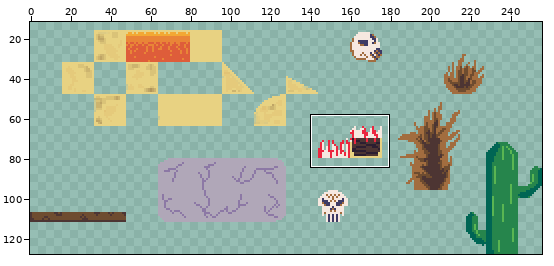
One commit to this sprite sheet: environment/tilesetdesert.png. The picture above shows the old version from afar; the outline marks the close-up.
Close-up. Before:
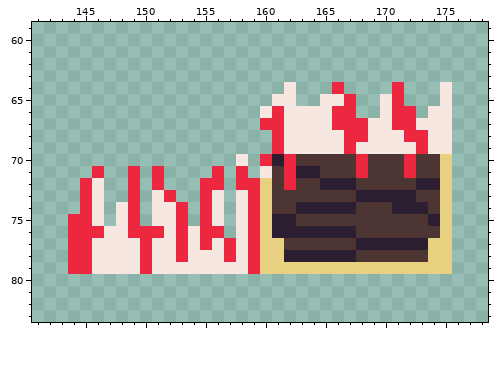
The file is 256x128 pixels. Colours within 5 levels of each other are drawn and written as one. Shown: x 141..178, y 59..83. The wide view leaves out empty margins.
After the commit:
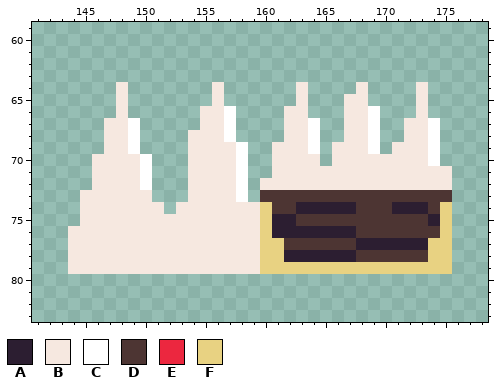
Palette (. is transparent): A #2c1e31  B #f6e8e0  C #ffffff  D #4d3533  E #ec273f  F #e8d282
Commit message: updated tilset desert
Diff:
{"y":64,"x":148,"old":".","new":"B"}
{"y":64,"x":156,"old":".","new":"B"}
{"y":64,"x":162,"old":"B.","new":".B"}
{"y":64,"x":166,"old":"E","new":"."}
{"y":64,"x":168,"old":".","new":"B"}
{"y":64,"x":171,"old":"E","new":"."}
{"y":64,"x":173,"old":".","new":"B"}
{"y":64,"x":175,"old":"B","new":"."}
{"y":65,"x":148,"old":".","new":"B"}
{"y":65,"x":156,"old":".","new":"B"}
{"y":65,"x":161,"old":"BB.","new":"..B"}
{"y":65,"x":165,"old":"BBE.","new":"..BB"}
{"y":65,"x":170,"old":"BE","new":".."}
{"y":65,"x":173,"old":".","new":"B"}
{"y":65,"x":175,"old":"B","new":"."}
{"y":66,"x":148,"old":".","new":"B"}
{"y":66,"x":155,"old":"...","new":"BBC"}
{"y":66,"x":160,"old":"BE","new":".."}
{"y":66,"x":164,"old":"BBEE..BEE.BB","new":"...BBC...B.."}
{"y":67,"x":147,"old":"...","new":"BBC"}
{"y":67,"x":155,"old":"...","new":"BBC"}
{"y":67,"x":160,"old":"EE","new":".."}
{"y":67,"x":164,"old":"BBEEEBBEE","new":"C..BBC..B"}
{"y":67,"x":174,"old":"BB","new":"C."}
{"y":68,"x":147,"old":"...","new":"BBC"}
{"y":68,"x":154,"old":"....","new":"BBBC"}
{"y":68,"x":161,"old":"E","new":"."}
{"y":68,"x":164,"old":"BBBEEBBBEEBB","new":"C..BBC..BBC."}
{"y":69,"x":147,"old":"...","new":"BBC"}
{"y":69,"x":154,"old":".....","new":"BBBBC"}
{"y":69,"x":161,"old":"E","new":"B"}
{"y":69,"x":164,"old":"BB","new":"C."}
{"y":69,"x":167,"old":"E","new":"B"}
{"y":69,"x":169,"old":"BB","new":"C."}
{"y":69,"x":173,"old":"EBB","new":"BC."}
{"y":70,"x":146,"old":".....","new":"BBBBC"}
{"y":70,"x":154,"old":"....B","new":"BBBBC"}
{"y":70,"x":160,"old":"EAEDDDDDEDDDEDDF","new":".BBBB.BBBBBBBBC."}
{"y":71,"x":146,"old":"E..E.E","new":"BBBBC."}
{"y":71,"x":154,"old":"..E.E","new":"BBBBC"}
{"y":71,"x":160,"old":"BDEAADDDEDDDEDDF","new":".BBBBBBBBBBBBBBB"}
{"y":72,"x":145,"old":"E","new":"."}
{"y":72,"x":147,"old":"..E.E","new":"BBBC."}
{"y":72,"x":154,"old":".EE.EEFDEDDAAADDDDDAAF","new":"BBBBC.BBBBBBBBBBBBBBBB"}
{"y":73,"x":145,"old":"E","new":"B"}
{"y":73,"x":147,"old":"..E.BE","new":"BBBB.."}
{"y":73,"x":154,"old":".E","new":"BB"}
{"y":73,"x":157,"old":".BEF","new":"BC.D"}
{"y":73,"x":168,"old":"AAAAA","new":"DDDDD"}
{"y":73,"x":175,"old":"F","new":"D"}
{"y":74,"x":145,"old":"E","new":"B"}
{"y":74,"x":147,"old":".","new":"B"}
{"y":74,"x":149,"old":"E.","new":"BB"}
{"y":74,"x":152,"old":"BE.E","new":".BBB"}
{"y":74,"x":157,"old":".","new":"B"}
{"y":74,"x":159,"old":"E","new":"B"}
{"y":75,"x":144,"old":"EE","new":".B"}
{"y":75,"x":147,"old":".","new":"B"}
{"y":75,"x":149,"old":"E.","new":"BB"}
{"y":75,"x":153,"old":"E.E","new":"BBB"}
{"y":75,"x":157,"old":".","new":"B"}
{"y":75,"x":159,"old":"E","new":"B"}
{"y":76,"x":144,"old":"EEE","new":"BBB"}
{"y":76,"x":149,"old":"EEE","new":"BBB"}
{"y":76,"x":153,"old":"E","new":"B"}
{"y":76,"x":155,"old":"EE.","new":"BBB"}
{"y":76,"x":159,"old":"E","new":"B"}
{"y":77,"x":144,"old":"EE","new":"BB"}
{"y":77,"x":150,"old":"E","new":"B"}
{"y":77,"x":153,"old":"E","new":"B"}
{"y":77,"x":155,"old":"E","new":"B"}
{"y":77,"x":157,"old":"E","new":"B"}
{"y":77,"x":159,"old":"E","new":"B"}
{"y":78,"x":144,"old":"EE","new":"BB"}
{"y":78,"x":150,"old":"E","new":"B"}
{"y":78,"x":153,"old":"E","new":"B"}
{"y":78,"x":157,"old":"E","new":"B"}
{"y":78,"x":159,"old":"E","new":"B"}
{"y":79,"x":144,"old":"EE","new":"BB"}
{"y":79,"x":150,"old":"E","new":"B"}
{"y":79,"x":159,"old":"E","new":"B"}
{"label":"changed","picture_box":[68,82,452,274]}
